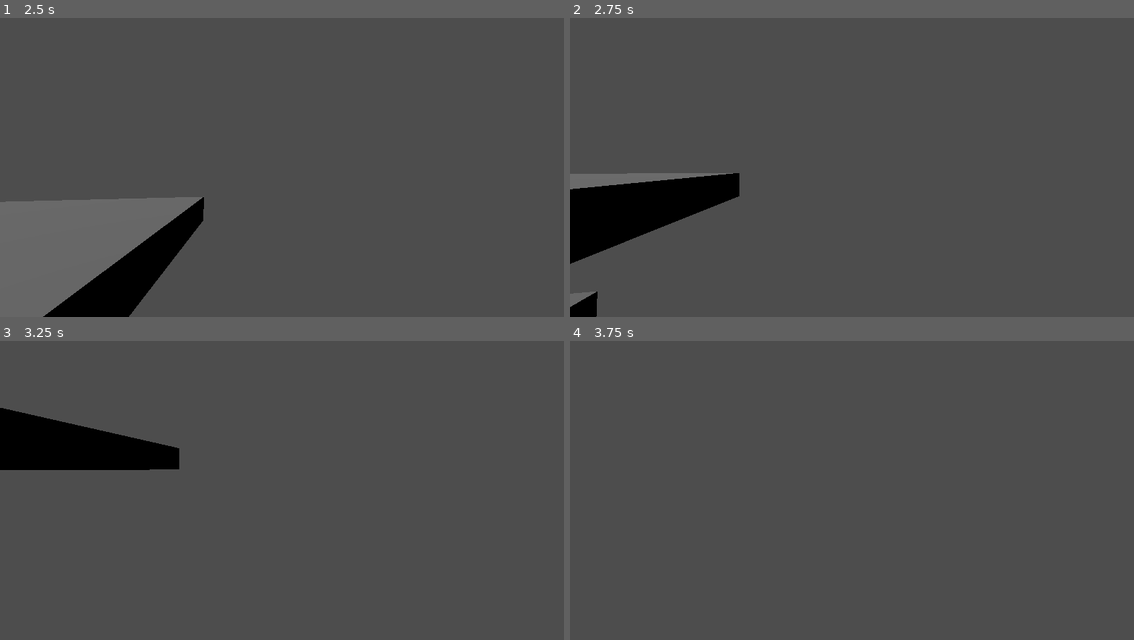
Above: before the commit, frames 1-4 (two rows, left to right).
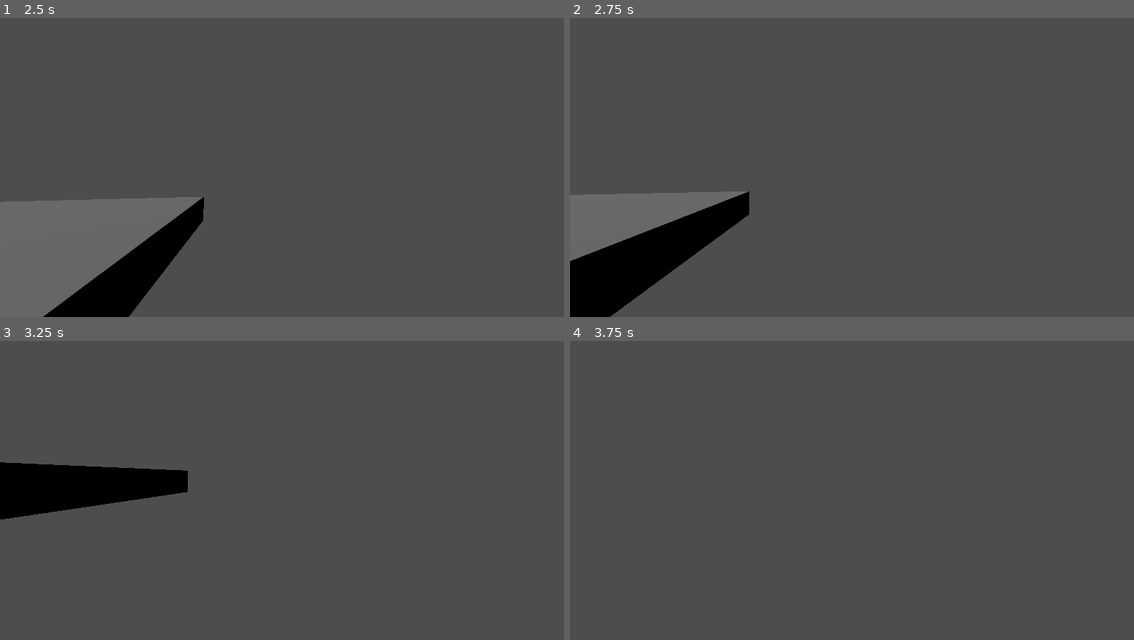
Above: after the commit, the same moments.

Repository: phiddypus/SBU-Hacks-VI
Game: Godot game, scene res://scenes/world.tscn
Two runs of this game, one before a commit and one after it. Both use one fixed random seed, a clock stepped at 60 frames per second and the inputs below.
Inputs (mouse positions are in pixels of both pictures, inside the frame that each line leads up to):
- Up to frame 1 (2.5 s): tap Enter (ui_accept) at 0.5, 0.77, 1.52 s; move the mouse to (310, 158) at 0.52 s; hold D (game_right) 0.53-1.28 s; tap W (game_front) at 0.6, 1.35, 2.1 s; move the mouse to (253, 158) at 1.27 s; hold S (game_back) 1.28-2.03 s; move the mouse to (293, 152) at 2.02 s; hold D (game_right) from 2.03 s (still down)
- Up to frame 2 (2.75 s): keep holding D (game_right)
- Up to frame 3 (3.25 s): keep holding D (game_right); move the mouse to (276, 487) at 2.77 s; tap W (game_front) at 2.85 s; tap Enter (ui_accept) at 3.02 s
- Up to frame 4 (3.75 s): move the mouse to (891, 484) at 3.52 s; release D (game_right) at 3.53 s; hold A (game_left) from 3.53 s (still down); tap W (game_front) at 3.6 s

Frame 1 is identical in both runs. In frame 2, 10% of the frame differs, in the area x 0-32%, y 51-100%; in frame 3, 8.1%; in frame 4, nothing differs.

Commit message:
change to rigidbody

Diff:
--- a/godot/scenes/moving_platform.tscn
+++ b/godot/scenes/moving_platform.tscn
@@ -8,7 +8,7 @@
 [sub_resource type="BoxMesh" id="BoxMesh_qx8a3"]
 size = Vector3(5, 0.5, 5)
 
-[node name="Moving Platform" type="RigidBody3D"]
+[node name="Moving Platform" type="AnimatableBody3D"]
 script = ExtResource("1_c3ph5")
 
 [node name="CollisionShape3D" type="CollisionShape3D" parent="."]
--- a/godot/scripts/moving_platform.gd
+++ b/godot/scripts/moving_platform.gd
@@ -1,4 +1,4 @@
-extends RigidBody3D
+extends AnimatableBody3D
 
 # Called when the node enters the scene tree for the first time.
 @export var period = 5
